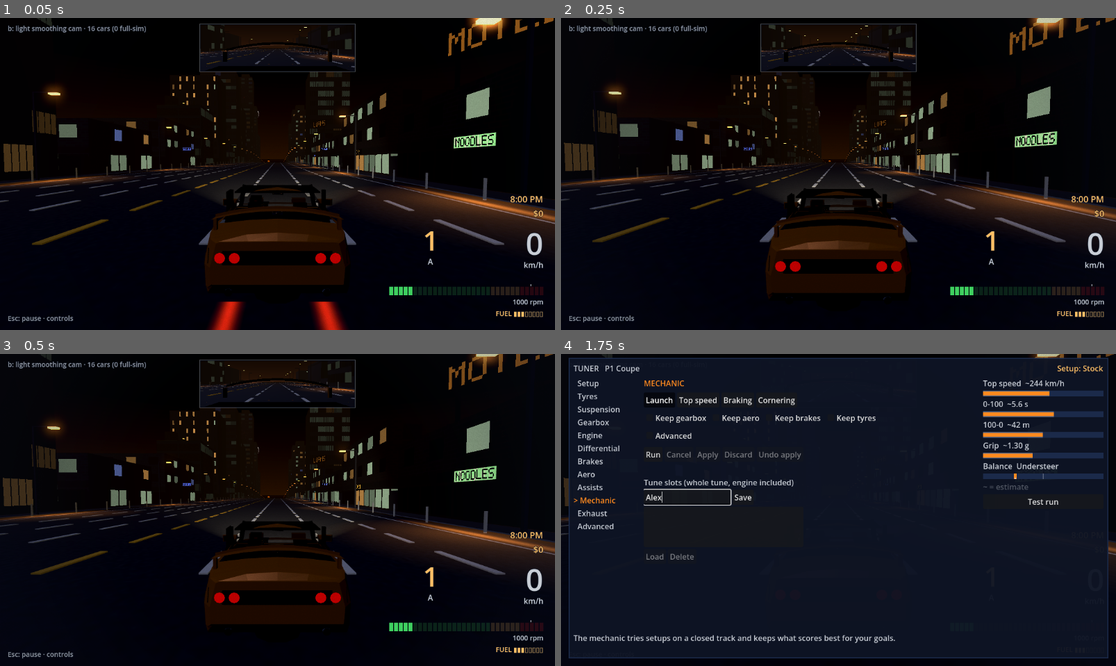
Above: before the commit, frames 1-4 (two rows, left to right).
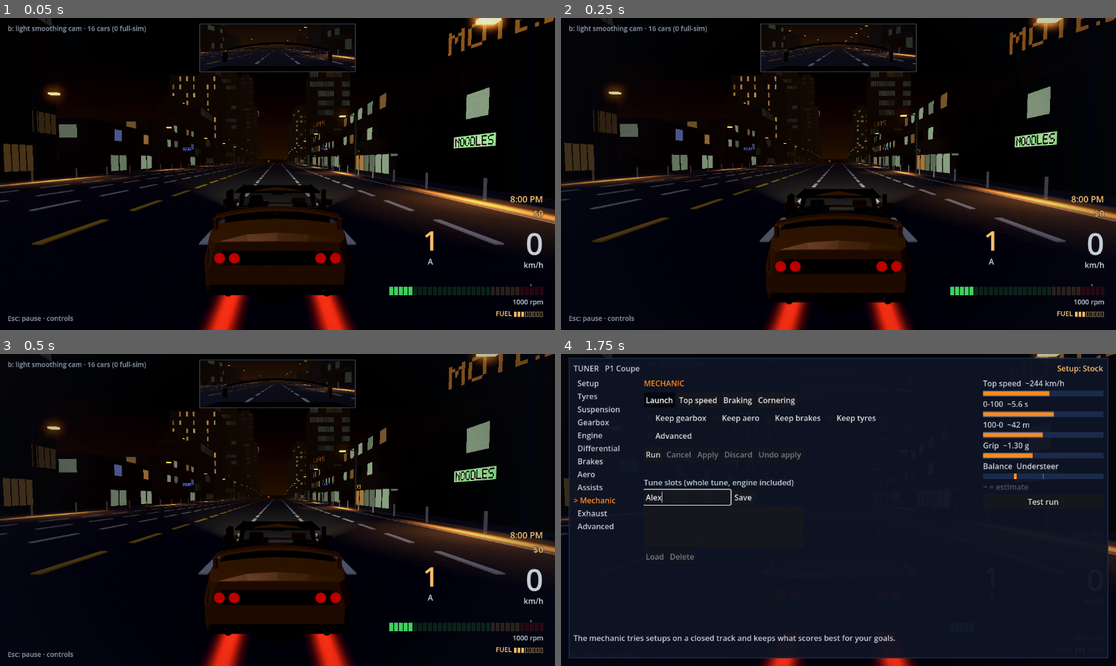
Above: after the commit, the same moments.

Repository: SmurfyHehe/neon-overdrive
Game: Godot game, scene res://Game.tscn
Two runs of this game, one before a commit and one after it. Both use one fixed random seed, a clock stepped at 60 frames per second and the inputs below.
Inputs (mouse positions are in pixels of both pictures, inside the frame that each line leads up to):
- Up to frame 1 (0.05 s): no input
- Up to frame 2 (0.25 s): no input
- Up to frame 3 (0.5 s): no input
- Up to frame 4 (1.75 s): tap Enter (photo_shot) at 0.5 s; move the mouse to (960, 494) at 0.52 s; hold D (photo_right) 0.53-1.25 s; tap Y (autotune_panel) at 0.6 s; click (960, 494) at 0.67 s; click (688, 497) at 1.27 s; type "Alex" at 1.35 s

The runs differ from the first frame. In frame 1, 2.3% of the frame differs, in the area x 0-100%, y 10-100%; in frame 2, 1.9%; in frame 3, 2.1%; in frame 4, 0.4%.

Commit message:
Wet reflections: lift tail smears above the road, brighter lamp streaks
The tail quads sat at the road's own height, so under load the body dipped
and the depth test hid them (seen in a benchmark screenshot). They now ride
TAIL_LIFT above the ground at rest. Lamp streaks and the tail streaks were
too faint to read at a distance; energy and width raised.

Co-Authored-By: Claude Fable 5.1 <noreply@anthropic.com>

Diff:
--- a/scripts/world/wet_reflections.gd
+++ b/scripts/world/wet_reflections.gd
@@ -19,19 +19,22 @@
 # No class_name on purpose: preload it, so no class cache refresh is needed.
 
 ## Lamp smear quad, m: across the road, then along it.
-const SMEAR_W := 1.8
+const SMEAR_W := 2.2
 const SMEAR_LEN := 26.0
 ## Just above the light pools (RoadChunkBuilder.POOL_Y 0.045); depth is never
 ## written or tested so this only keeps the maths tidy.
 const SMEAR_Y := 0.055
 ## Tail smear quad, m: across, then how far it trails behind the lamp.
-const TAIL_W := 0.55
+const TAIL_W := 0.7
 const TAIL_LEN := 8.0
+## Tail quads sit this far above the road at rest: the body dips under load
+## and the road is depth-tested, so a quad at road level would vanish.
+const TAIL_LIFT := 0.1
 ## Sodium orange and the sheet's tail red (tests/core/palette.gd), linear.
 const LAMP_TINT := Color(1.0, 0.55, 0.2)
 const TAIL_TINT := Color(1.0, 0.16, 0.05)
-const LAMP_ENERGY := 0.55
-const TAIL_ENERGY := 0.9
+const LAMP_ENERGY := 1.4
+const TAIL_ENERGY := 1.2
 ## Tail smears brighten this much over the running level under braking.
 const BRAKE_GAIN := 1.5
 ## Lamp smears fade out between these distances, like the pools (110-170).
@@ -140,7 +143,7 @@
 		# z = rear_z - 0.3 .. rear_z - 0.3 + TAIL_LEN, so it starts just
 		# under the bumper and trails out behind.
 		var z0 := rear_z - 0.3
-		var xf := Transform3D(Basis.from_scale(Vector3(TAIL_W, 1.0, TAIL_LEN)), Vector3(p.x, ground_y + 0.02, z0 + TAIL_LEN / 2.0))
+		var xf := Transform3D(Basis.from_scale(Vector3(TAIL_W, 1.0, TAIL_LEN)), Vector3(p.x, ground_y + TAIL_LIFT, z0 + TAIL_LEN / 2.0))
 		mm.set_instance_transform(i, xf)
 		mm.set_instance_color(i, Color.WHITE)
 	var mmi := MultiMeshInstance3D.new()
--- a/tests/world/wet_reflections.gd
+++ b/tests/world/wet_reflections.gd
@@ -129,7 +129,7 @@
 			_fail("%s smear %d: x %.2f, lamp x %.2f" % [label, i, xf.origin.x, lamp.x])
 		if xf.origin.z < lamp.z:
 			_fail("%s smear %d: centre z %.2f is ahead of the lamp z %.2f" % [label, i, xf.origin.z, lamp.z])
-		if absf(xf.origin.y - (float(info.ground_y) + 0.02)) > EPS:
+		if absf(xf.origin.y - (float(info.ground_y) + W.TAIL_LIFT)) > EPS:
 			_fail("%s smear %d: y %.2f, ground %.2f" % [label, i, xf.origin.y, info.ground_y])
 		if mmi.multimesh.get_instance_color(i) != Color.WHITE:
 			_fail("%s smear %d: running colour %s, want white" % [label, i, mmi.multimesh.get_instance_color(i)])
